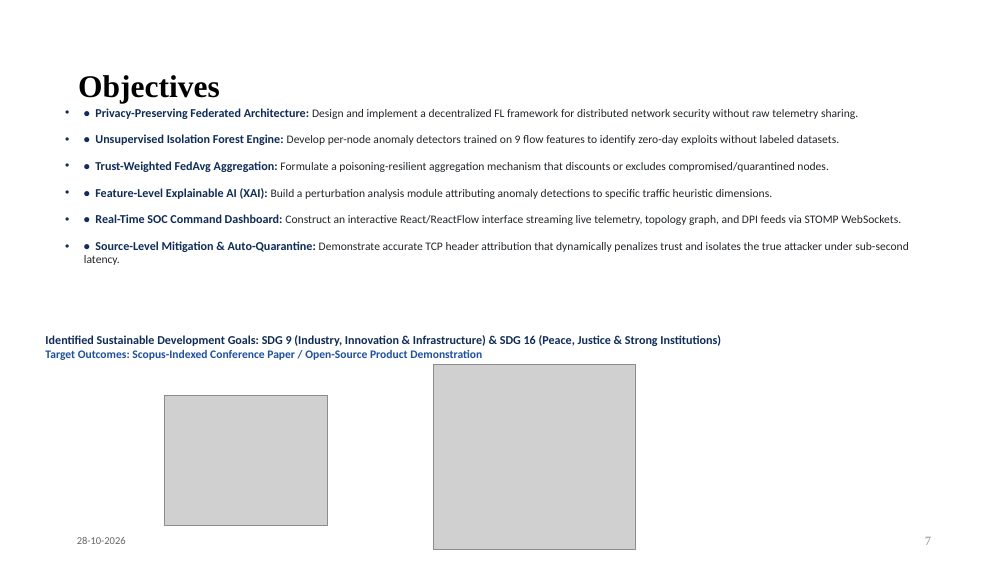
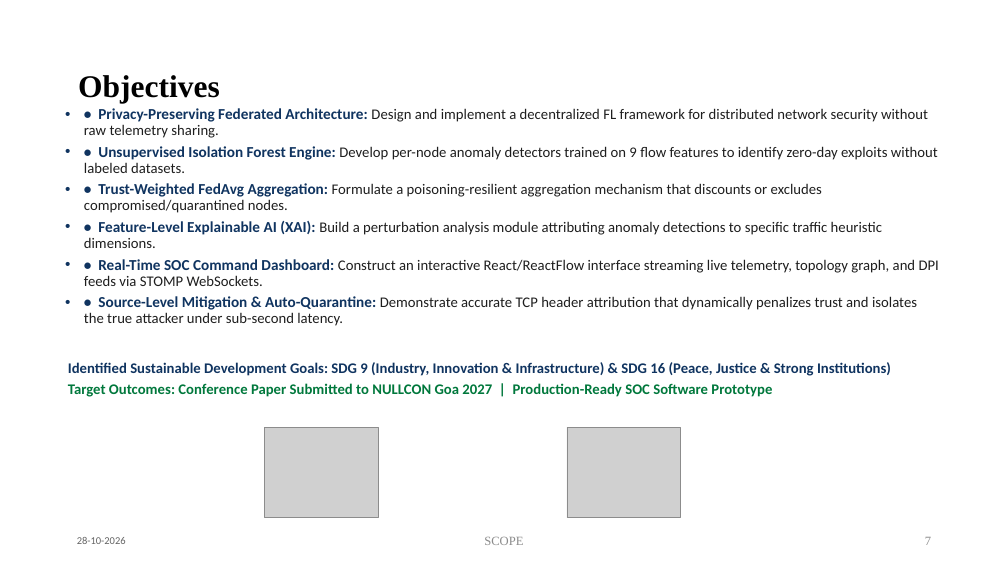
Before and after one commit to Prasanth4689/Federated-Anomaly-Detection, a slide deck: slide 7 of docs/BCSE497J_Review3_Presentation.pptx. Drawn at 1008x567 pixels with LibreOffice and Linux fonts; fonts in the diff are those of the drawing; grey boxes stand for pictures. Boxes give left, top, right and bottom in pixels: in the first picture for what was removed or moved away, otherwise in the second. Text is boxed around its words. In the diff, an @@ line names an element or a change of style, - is before the commit and + after.

Commit message:
Update BCSE497J_Review3_Presentation.pptx: clean formatting, conference paper outcome, readable font sizes

```diff
--- a/docs/BCSE497J_Review3_Presentation.pptx
+++ b/docs/BCSE497J_Review3_Presentation.pptx
@@ text "• Privacy-Preserving Federated Architecture: Design ..." at [84,108,939,326]: size 11.5 to 14.5 pt, text colour #102C57 to #103460 in "• Privacy-Preserving Federated Architecture:", "• Unsupervised Isolation Forest Engine:", "• Trust-Weighted FedAvg Aggregation:", "• Feature-Level Explainable AI (XAI):" and 2 more places; size 11 to 14 pt, text colour #212529 to #1E1E1E in "Design and implement a decentralized FL framework ...", "Develop per-node anomaly detectors trained on 9 ...", "Formulate a poisoning-resilient aggregation mechanism that d ...", "Build a perturbation analysis module attributing anomaly ..." and 2 more places; less space between paragraphs @@
@@ text "Identified Sustainable Development Goals: SDG ...": place and size @@
-text "Identified Sustainable Development Goals: SDG ..." at [45,335,721,360]
+text "Identified Sustainable Development Goals: SDG ..." at [68,362,891,397]
@@ text at [68,383,772,397]: text changed; size 11 to 14 pt; text colour #1E50A0 to #00783C @@
-Target Outcomes: Scopus-Indexed Conference Paper / Open-Source Product Demonstration
+Target Outcomes: Conference Paper Submitted to NULLCON Goa 2027 | Production-Ready SOC Software Prototype
@@ text at [68,362,891,376]: size 11.5 to 14 pt, text colour #102C57 to #103460 in "Identified Sustainable Development Goals: SDG 9 (Industry, ..."; more space between paragraphs @@
@@ picture: place and size @@
-picture at [165,395,327,526]
+picture at [265,427,378,518]
@@ picture: place and size @@
-picture at [433,365,636,550]
+picture at [567,427,681,518]
@@ text added at [484,537,523,545], 12 pt, text #8C8C8C @@
+SCOPE
```
Also in this commit, not shown: 13 other slides changed.
